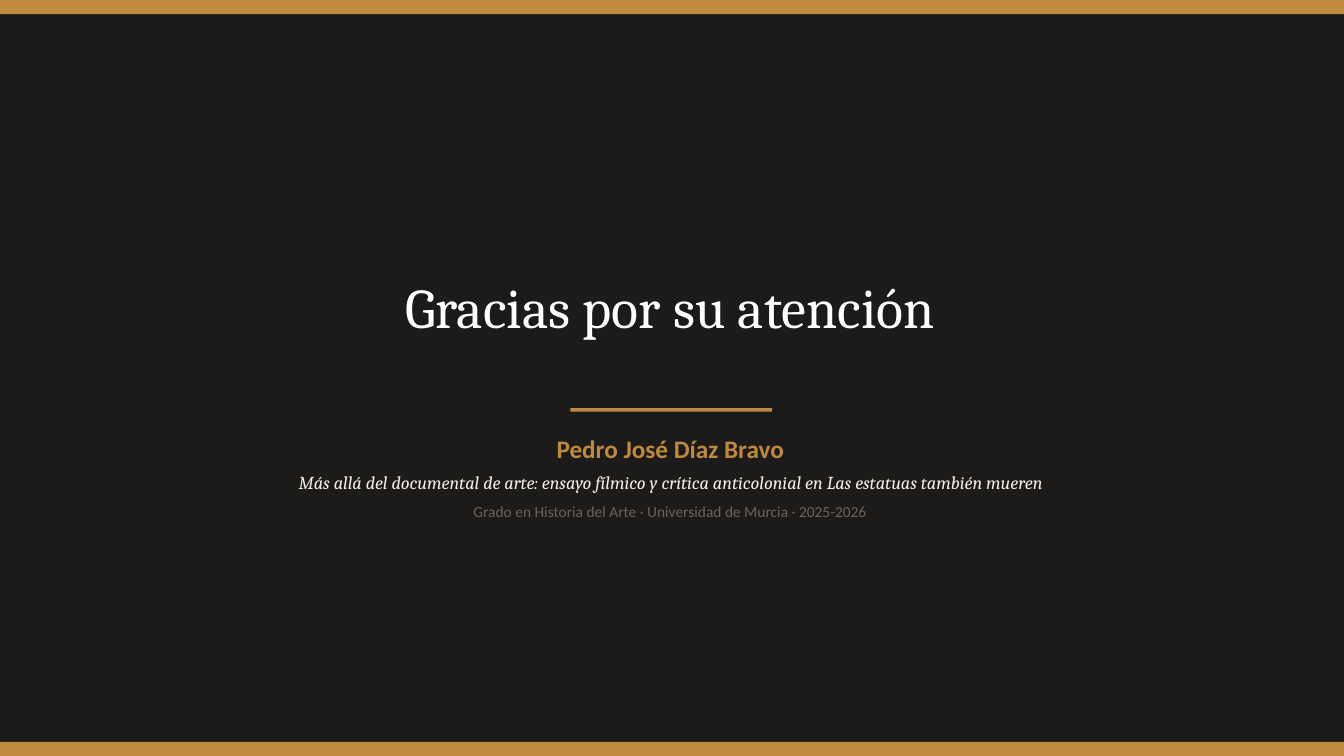
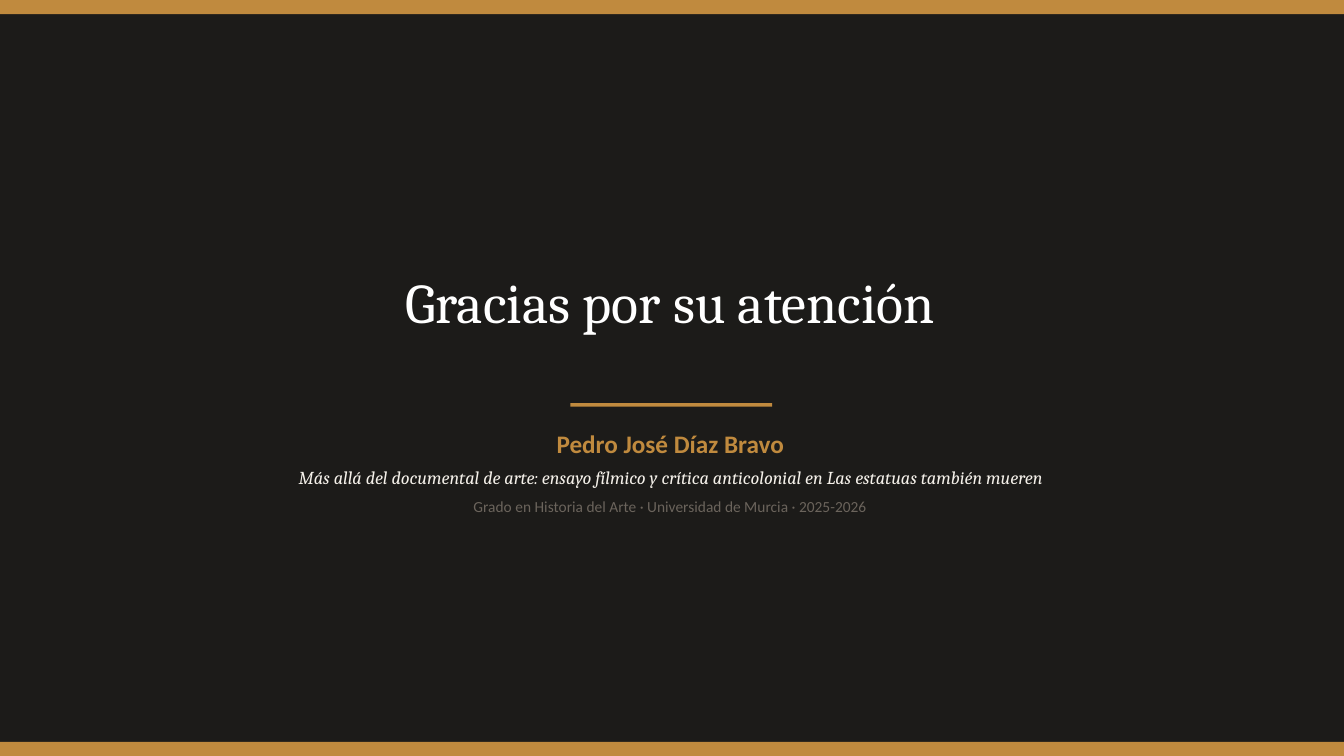
Before and after one commit to facundonicolasvgg/pedritojoseunitfg, a slide deck: slide 15 of Defensa_TFG_Las_estatuas_tambien_mueren.pptx. Drawn at 1344x756 pixels with LibreOffice and Linux fonts; fonts in the diff are those of the drawing. Boxes give left, top, right and bottom in pixels: in the first picture for what was removed or moved away, otherwise in the second. Text is boxed around its words. In the diff, an @@ line names an element or a change of style, - is before the commit and + after.

```diff
--- a/Defensa_TFG_Las_estatuas_tambien_mueren.pptx
+++ b/Defensa_TFG_Las_estatuas_tambien_mueren.pptx
@@ text "Gracias por su atención": place and size @@
-text "Gracias por su atención" at box(406, 288, 935, 340)
+text "Gracias por su atención" at box(406, 283, 935, 335)
@@ rectangle: place and size @@
-rectangle at box(571, 408, 772, 411)
+rectangle at box(571, 403, 772, 406)
@@ text at box(299, 471, 1042, 512): more space between paragraphs; less space between paragraphs @@
```
Also in this commit, not shown: 14 other slides changed, 1 other file.
